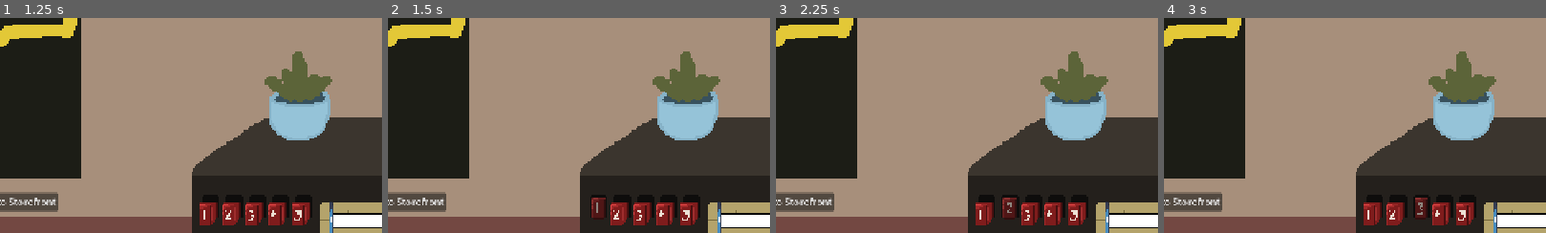
Above: before the commit, frames 1-4 (left to right).
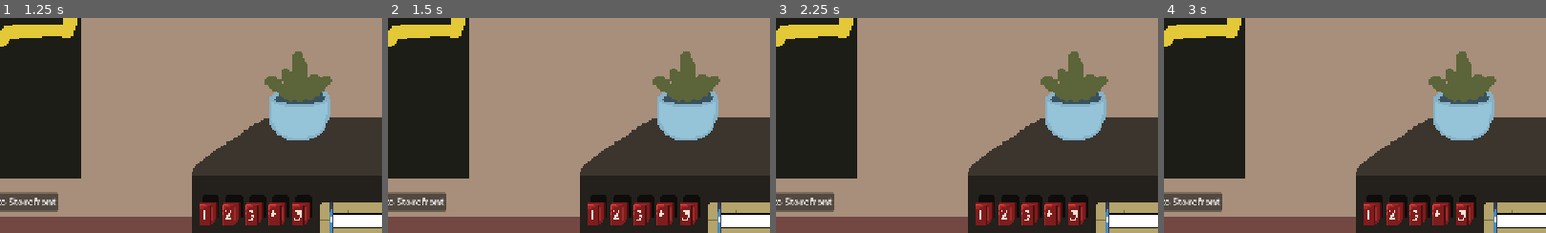
Above: after the commit, the same moments.

Repository: Sleeping-Robot-Games/video-planet
Game: Godot game, scene res://title/title.tscn
The game is run twice, just before and just after one commit, with the same random seed, the same clock (stepped at 60 frames per second) and the same inputs. The engine's default icon, where the game draws it, is replaced by a stand-in: a white triangle on a blue panel in a dark square. Video files are missing from this copy of the repository; at most half a second of black plays in their place.
Inputs (mouse positions are % of the whole screen's width and height, from its top left):
- Up to frame 1 (1.25 s): click "Backroom" at 0.5 s
- Up to frame 2 (1.5 s): click (39, 66) at 1.27 s
- Up to frame 3 (2.25 s): click (43, 66) at 2.02 s
- Up to frame 4 (3 s): click (46, 66) at 2.77 s
The pictures show only the part of the screen within x 12-62%, y 21-71%; the shares and areas given below are measured in that part.

Frame 1 is identical in both runs. In frame 2, 0.5% of the frame differs, in the area x 52-57%, y 83-97%; in frame 3, 0.5%, in the area x 58-63%, y 83-97%; in frame 4, 0.5%.

Commit message:
disable mouse interaction with tracking buttons

Diff:
--- a/backroom/backroom.tscn
+++ b/backroom/backroom.tscn
@@ -317,6 +317,7 @@
 custom_minimum_size = Vector2(35, 10)
 layout_mode = 2
 focus_mode = 0
+mouse_filter = 2
 toggle_mode = true
 button_group = SubResource("ButtonGroup_grv5e")
 texture_normal = ExtResource("7_dwywq")
@@ -327,6 +328,7 @@
 custom_minimum_size = Vector2(35, 10)
 layout_mode = 2
 focus_mode = 0
+mouse_filter = 2
 toggle_mode = true
 button_group = SubResource("ButtonGroup_grv5e")
 texture_normal = ExtResource("9_6dn78")
@@ -337,6 +339,7 @@
 custom_minimum_size = Vector2(35, 10)
 layout_mode = 2
 focus_mode = 0
+mouse_filter = 2
 toggle_mode = true
 button_group = SubResource("ButtonGroup_grv5e")
 texture_normal = ExtResource("11_otosh")
@@ -347,6 +350,7 @@
 custom_minimum_size = Vector2(35, 10)
 layout_mode = 2
 focus_mode = 0
+mouse_filter = 2
 toggle_mode = true
 button_group = SubResource("ButtonGroup_grv5e")
 texture_normal = ExtResource("13_1r01e")
@@ -357,6 +361,7 @@
 custom_minimum_size = Vector2(35, 10)
 layout_mode = 2
 focus_mode = 0
+mouse_filter = 2
 toggle_mode = true
 button_group = SubResource("ButtonGroup_grv5e")
 texture_normal = ExtResource("15_mssko")
